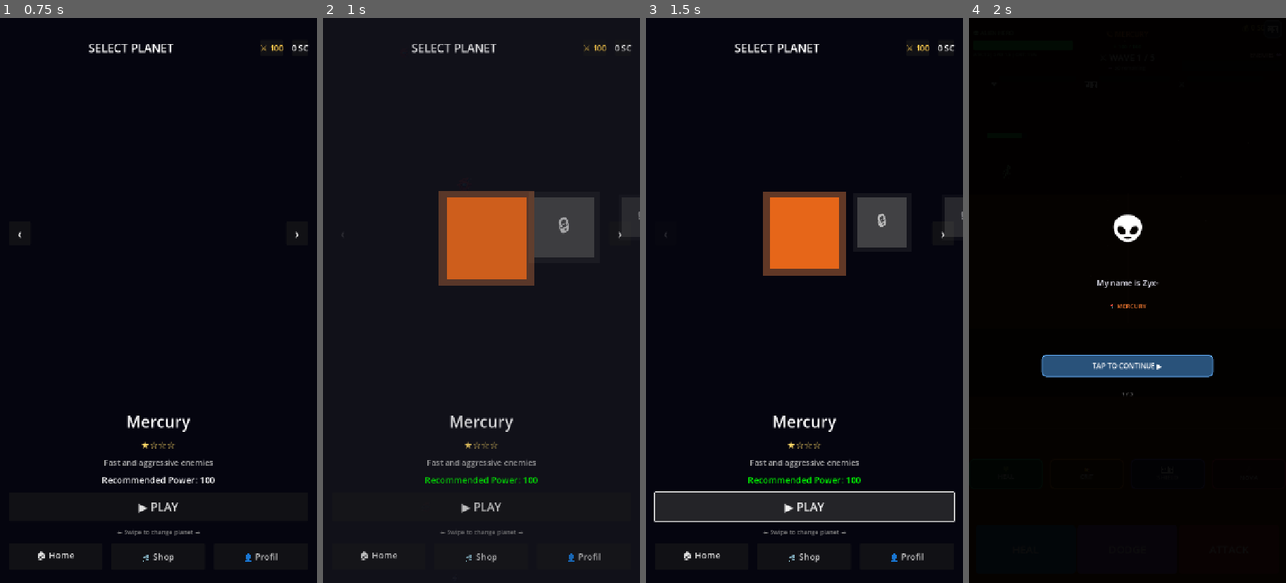
Above: before the commit, frames 1-4 (left to right).
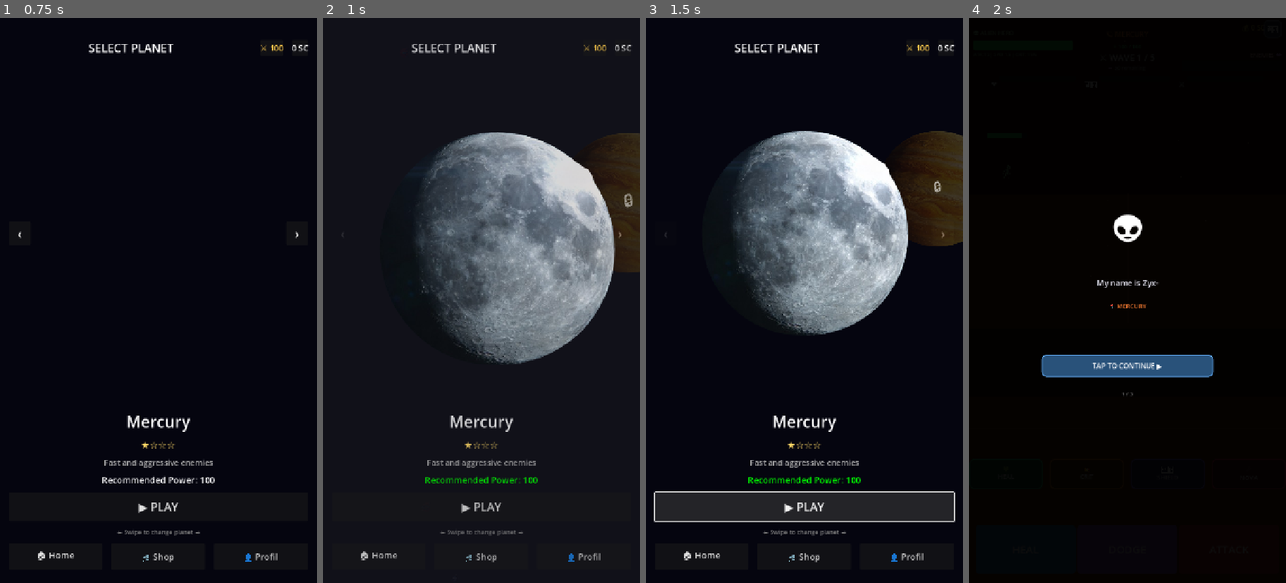
Above: after the commit, the same moments.

Repository: toms-beatz/the-click-of-fate
Game: Godot game, scene res://scenes/ui/main_menu.tscn
Same seed, same stepped clock (60 frames per second), same inputs: the game is played once before the commit and once after it.
Inputs:
- Up to frame 1 (0.75 s): click "▶ PLAY" at 0.5 s
- Up to frame 2 (1 s): no input
- Up to frame 3 (1.5 s): click "▶ PLAY" at 1.25 s
- Up to frame 4 (2 s): no input

Frame 1 is identical in both runs. In frame 2, 22% of the frame differs, in the area x 29-100%, y 20-62%; in frame 3, 19%; in frame 4, nothing differs.

Commit message:
ajout sprites planete et mercure enemies

Diff:
--- a/scenes/game_combat_scene.gd
+++ b/scenes/game_combat_scene.gd
@@ -100,6 +100,11 @@
 
 ## Enemy Sprite System - sprites par planète
 const ENEMY_SPRITES := {
+	0: {  # Mercury (index 0)
+		"standing": "res://assets/sprites/enemies/mercury-sprites-standing.png",
+		"shooting": "res://assets/sprites/enemies/mercury-sprites-shooting.png",
+		"hurt": "res://assets/sprites/enemies/mercury-sprites-on-knee.png"
+	},
 	1: {  # Venus (index 1)
 		"standing": "res://assets/sprites/enemies/venus-sprites-standing.png",
 		"shooting": "res://assets/sprites/enemies/venus-sprites-shooting.png",
--- a/scripts/ui/level_select.gd
+++ b/scripts/ui/level_select.gd
@@ -92,14 +92,17 @@
 ## Seuil de swipe pour changer de planète
 const SWIPE_THRESHOLD := 80.0
 
-## Espacement entre les planètes dans le carrousel
-const PLANET_SPACING := 200.0
-
-## Taille de la planète centrale
-const PLANET_SIZE_CENTER := 160.0
-
-## Taille des planètes sur les côtés
-const PLANET_SIZE_SIDE := 100.0
+## Pourcentage de la largeur d'écran pour la planète centrale
+const PLANET_SIZE_PERCENT := 0.70  # 70% de la largeur
+
+## Taille de la planète centrale (calculée dynamiquement)
+var planet_size_center: float = 160.0
+
+## Taille des planètes sur les côtés (calculée dynamiquement)
+var planet_size_side: float = 100.0
+
+## Espacement entre les planètes (calculé dynamiquement)
+var planet_spacing: float = 200.0
 
 ## Vaisseaux d'arrière-plan
 const SPACESHIP_SPRITES := [
@@ -124,9 +127,18 @@
 	_update_displays()
 	# Attendre que le carousel_container ait sa taille
 	await get_tree().process_frame
+	_calculate_planet_sizes()
 	_create_spaceships_background()
 	_create_planet_carousel()
 	_animate_entrance()
+
+
+## Calcule les tailles des planètes en fonction de l'écran
+func _calculate_planet_sizes() -> void:
+	var viewport_size: Vector2 = get_viewport().get_visible_rect().size
+	planet_size_center = viewport_size.x * PLANET_SIZE_PERCENT
+	planet_size_side = planet_size_center * 0.5  # Planètes sur les côtés = 50% de la centrale
+	planet_spacing = planet_size_center * 0.8  # Espacement proportionnel
 
 
 func _connect_signals() -> void:
@@ -212,15 +224,16 @@
 	# Container principal
 	var container := Control.new()
 	container.name = "Planet_%d" % index
-	container.custom_minimum_size = Vector2(PLANET_SIZE_CENTER, PLANET_SIZE_CENTER)
-	container.size = Vector2(PLANET_SIZE_CENTER, PLANET_SIZE_CENTER)
-
-	# Anneau extérieur (glow)
+	container.custom_minimum_size = Vector2(planet_size_center, planet_size_center)
+	container.size = Vector2(planet_size_center, planet_size_center)
+
+	# Anneau extérieur (glow) - pas nécessaire avec les vrais sprites
 	var ring := Control.new()
 	ring.name = "Ring"
-	ring.custom_minimum_size = Vector2(PLANET_SIZE_CENTER + 30, PLANET_SIZE_CENTER + 30)
-	ring.size = Vector2(PLANET_SIZE_CENTER + 30, PLANET_SIZE_CENTER + 30)
+	ring.custom_minimum_size = Vector2(planet_size_center + 30, planet_size_center + 30)
+	ring.size = Vector2(planet_size_center + 30, planet_size_center + 30)
 	ring.position = Vector2(-15, -15)
+	ring.visible = false  # Cacher l'anneau quand on a un sprite
 	container.add_child(ring)
 
 	var ring_bg := ColorRect.new()
@@ -244,7 +257,8 @@
 
 		container.add_child(planet_sprite)
 	else:
-		# Fallback: ColorRect si pas de sprite
+		# Fallback: ColorRect si pas de sprite (montrer l'anneau)
+		ring.visible = true
 		var planet_visual := ColorRect.new()
 		planet_visual.name = "PlanetVisual"
 		planet_visual.set_anchors_preset(Control.PRESET_FULL_RECT)
@@ -261,9 +275,10 @@
 		var check_label := Label.new()
 		check_label.name = "Check"
 		check_label.text = "✓"
-		check_label.add_theme_font_size_override("font_size", 32)
+		var check_size: int = int(planet_size_center * 0.15)
+		check_label.add_theme_font_size_override("font_size", check_size)
 		check_label.add_theme_color_override("font_color", Color.GREEN)
-		check_label.position = Vector2(PLANET_SIZE_CENTER - 35, 5)
+		check_label.position = Vector2(planet_size_center - check_size - 10, 5)
 		container.add_child(check_label)
 
 	# Cadenas si verrouillé
@@ -300,15 +315,15 @@
 		var offset := i - current_index
 
 		# Position cible (centré sur la planète)
-		var target_x := center_x + (offset * PLANET_SPACING) - PLANET_SIZE_CENTER / 2
-		var target_y := center_y - PLANET_SIZE_CENTER / 2
+		var target_x := center_x + (offset * planet_spacing) - planet_size_center / 2
+		var target_y := center_y - planet_size_center / 2
 
 		# Scale selon la distance du centre
 		var distance := absf(offset)
-		var target_scale := 1.0 if distance == 0 else maxf(0.55, 1.0 - distance * 0.3)
+		var target_scale := 1.0 if distance == 0 else maxf(0.4, 1.0 - distance * 0.4)
 
 		# Opacité selon la distance
-		var target_alpha := 1.0 if distance == 0 else maxf(0.35, 1.0 - distance * 0.35)
+		var target_alpha := 1.0 if distance == 0 else maxf(0.25, 1.0 - distance * 0.4)
 
 		# Z-index (centre devant)
 		node.z_index = 10 - int(distance)
Binary file added: assets/sprites/enemies/mercury-sprites-on-knee.png
Binary file added: assets/sprites/enemies/mercury-sprites-shooting.png
Binary file added: assets/sprites/enemies/mercury-sprites-standing.png
Binary file added: assets/sprites/planets/earth.png
Binary file added: assets/sprites/planets/mars.png
Binary file added: assets/sprites/planets/mercury.png
Binary file added: assets/sprites/planets/venus.png
Not shown, changed: _bmad-output/planning-artifacts/stories/COF-901-enemy-sprite-system.md
